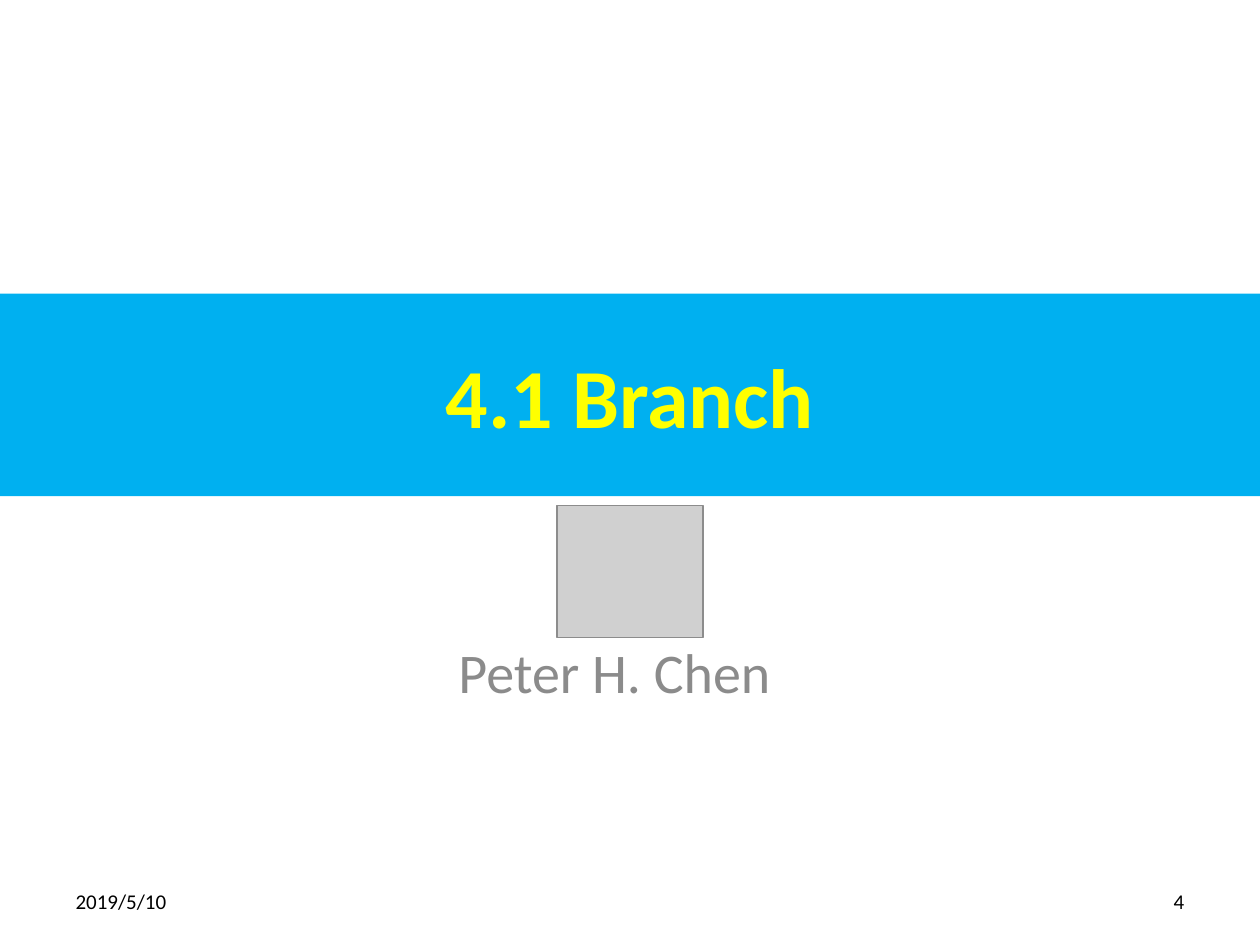
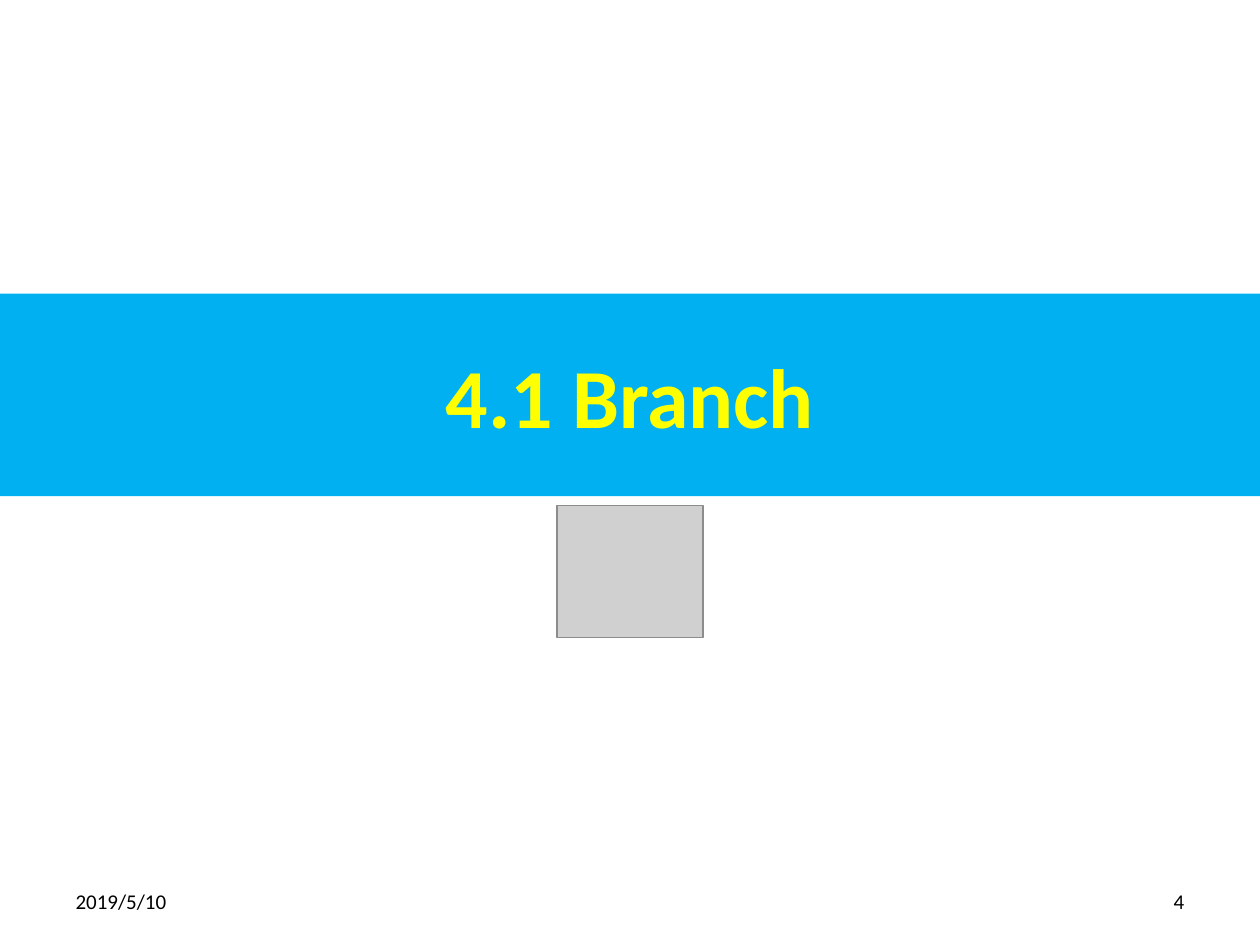
Before and after one commit to peterhchen/100-GitHub, a slide deck: slide 4 of ch04_BranchPullRequestMerge.pptx. Drawn at 1260x945 pixels with LibreOffice and Linux fonts; fonts in the diff are those of the drawing; grey boxes stand for pictures. Boxes give left, top, right and bottom in pixels: in the first picture for what was removed or moved away, otherwise in the second. Text is boxed around its words. In the diff, an @@ line names an element or a change of style, - is before the commit and + after.

Commit message:
GitHub Operation
1. Create Branch
2. Pull Request/Merge
3. Merge new files from external member

```diff
--- a/ch04_BranchPullRequestMerge.pptx
+++ b/ch04_BranchPullRequestMerge.pptx
@@ subtitle removed at (458, 654, 771, 694) @@
-Peter H. Chen
```
Also in this commit, not shown: 2 other slides changed, 2 other files.
